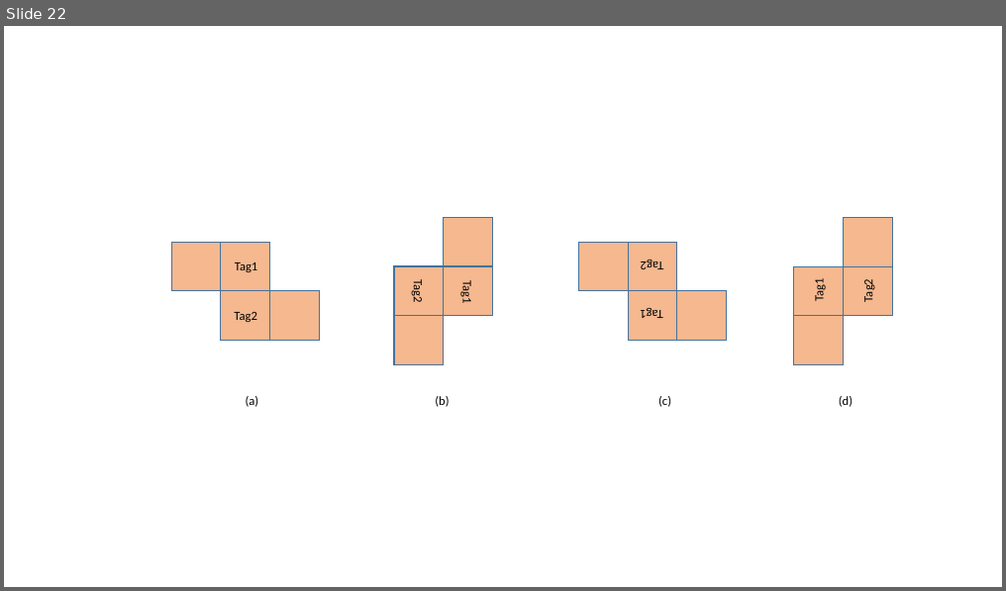
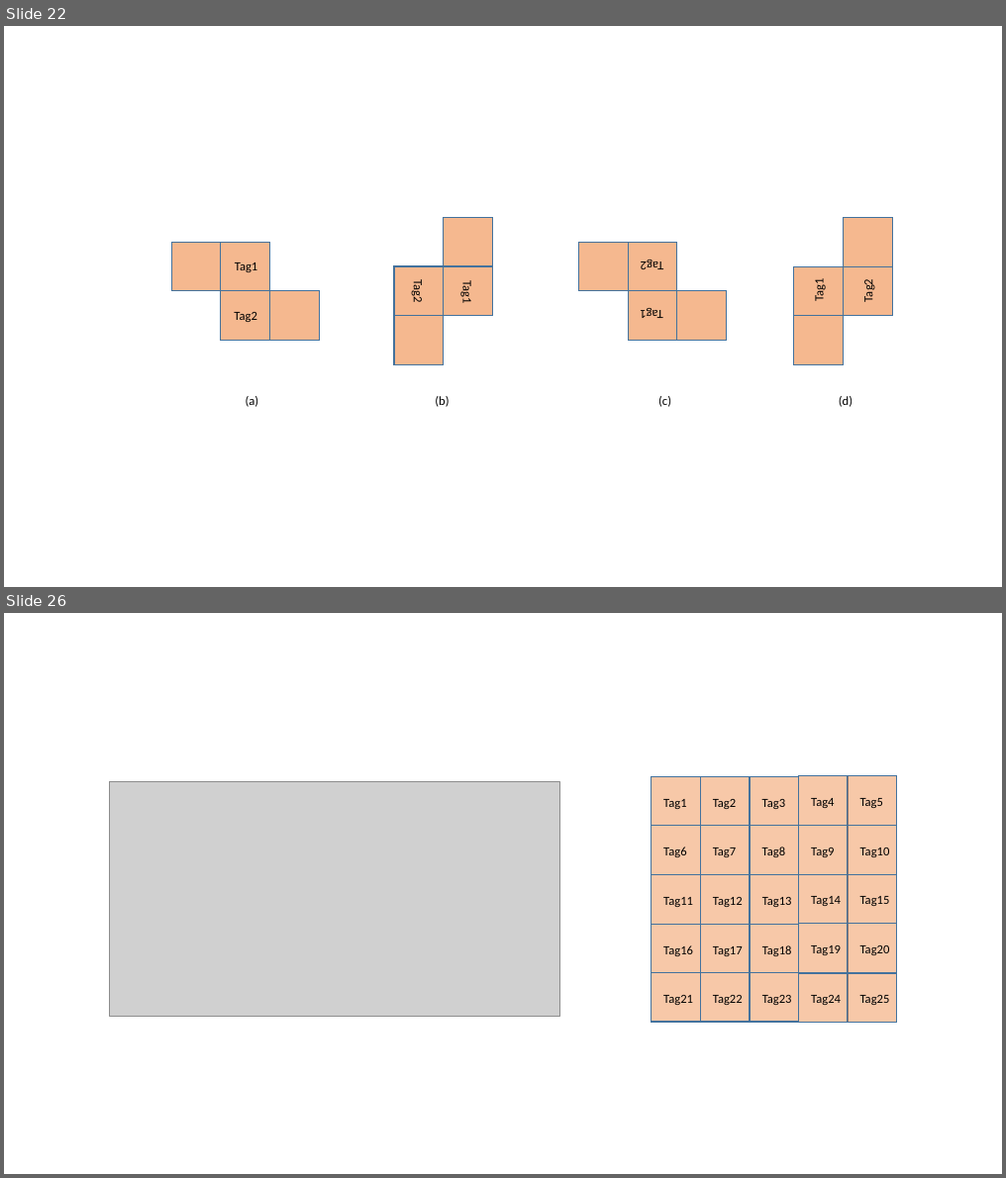
Before and after one commit to Allen-Wang-PW/Graduate_Project, a slide deck: 毕业论文/xArray/pic.pptx. Shown one above the other, each under a label of ours: slide 22 before the commit, slides 22 and 26 after it; the slides between them are not shown. The pictures are 1006x591 and 1006x1178 pixels, drawn with LibreOffice and Linux fonts; fonts in the diff are those of the drawing; grey boxes stand for pictures. Boxes give left, top, right and bottom in pixels: in the first picture for what was removed or moved away, otherwise in the second. Text is boxed around its words. In the diff, an @@ line names an element or a change of style, - is before the commit and + after.

```diff
--- a/毕业论文/xArray/pic.pptx
+++ b/毕业论文/xArray/pic.pptx
@@ slide 26 added at (4,613,1002,1174), background #FFFFFF @@
@@ picture added at (110,782,559,1017) @@
@@ group added at (650,776,897,1023): 25 rectangles, 25 texts @@
+Tag1
+Tag2
+Tag3
+Tag4
+Tag5
+Tag6
+Tag7
+Tag8
+Tag9
+Tag10
+Tag11
+Tag12
+Tag13
+Tag14
+Tag15
+Tag16
+Tag17
+Tag18
+Tag19
+Tag20
+Tag21
+Tag22
+Tag23
+Tag24
+Tag25
```
Also in this commit, not shown: 1 slide changed, 6 other slides added, 1 other file.
